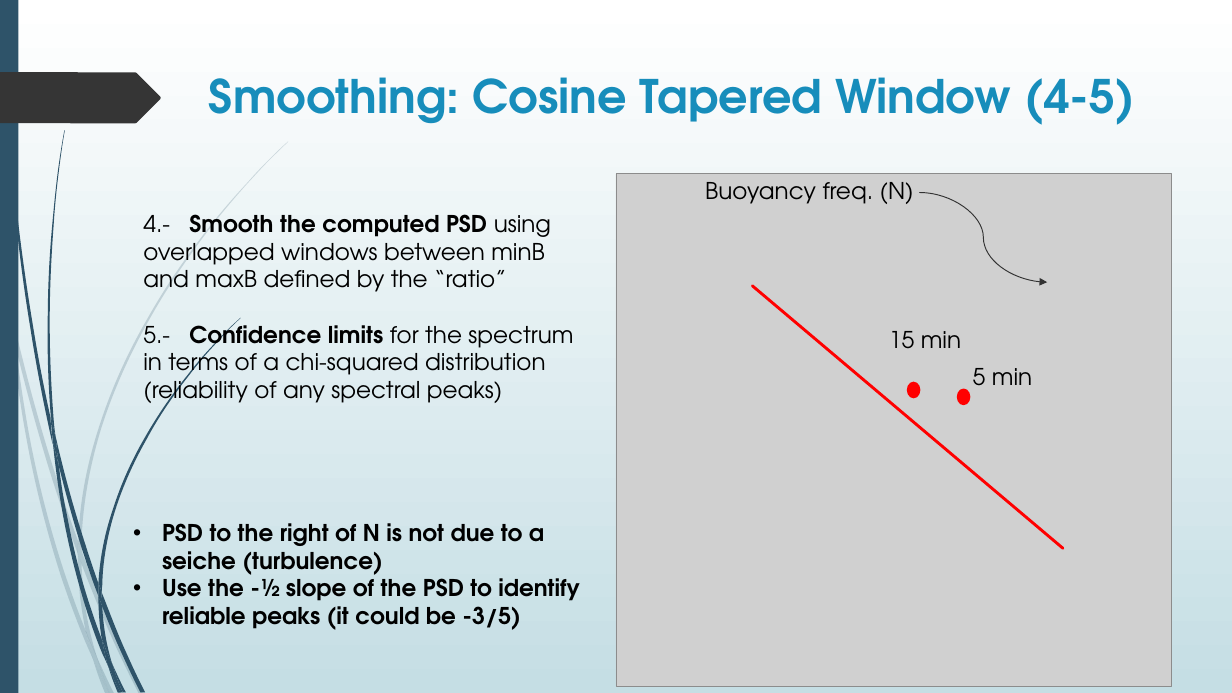
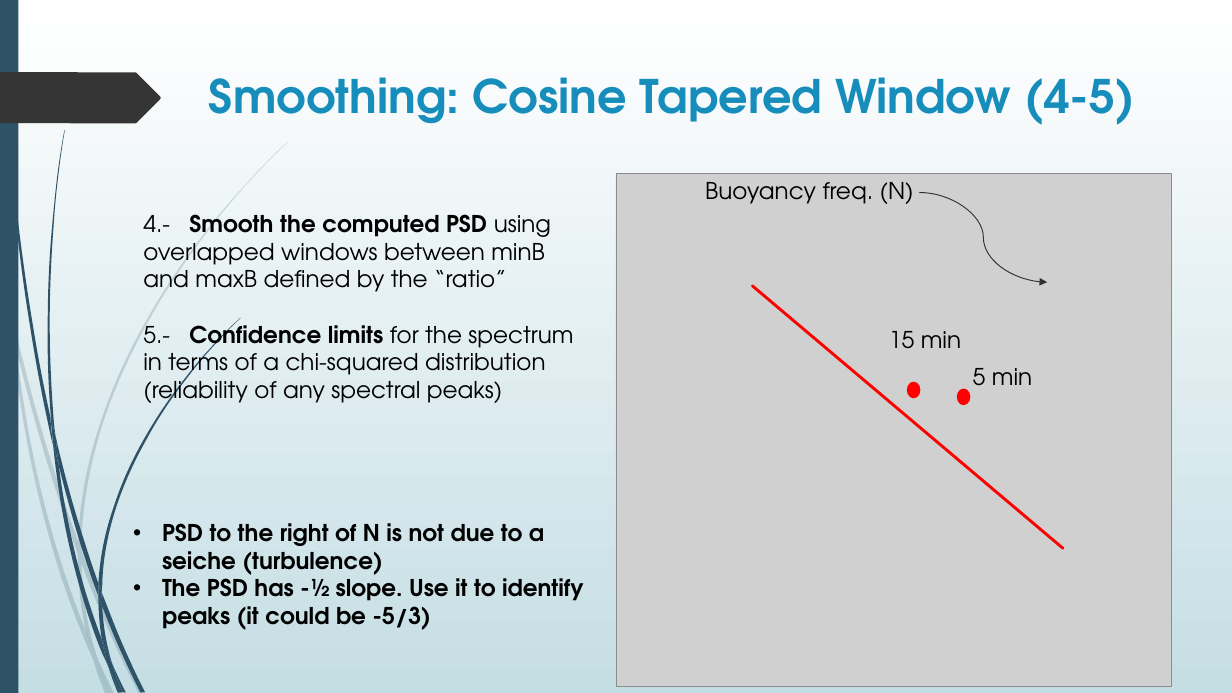
Before and after one commit to alicortes/Spectral_Analysis, a slide deck: slide 9 of Spectral Density Analysis.pptx. Drawn at 1232x693 pixels with LibreOffice and Linux fonts; fonts in the diff are those of the drawing; grey boxes stand for pictures. Boxes give left, top, right and bottom in pixels: in the first picture for what was removed or moved away, otherwise in the second. Text is boxed around its words. In the diff, an @@ line names an element or a change of style, - is before the commit and + after.

```diff
--- a/Spectral Density Analysis.pptx
+++ b/Spectral Density Analysis.pptx
@@ text at [162,572,584,630]: text changed @@
-• Use the -½ slope of the PSD to identify reliable peaks (it could be -3/5)
+• The PSD has -½ slope. Use it to identify peaks (it could be -5/3)
```
